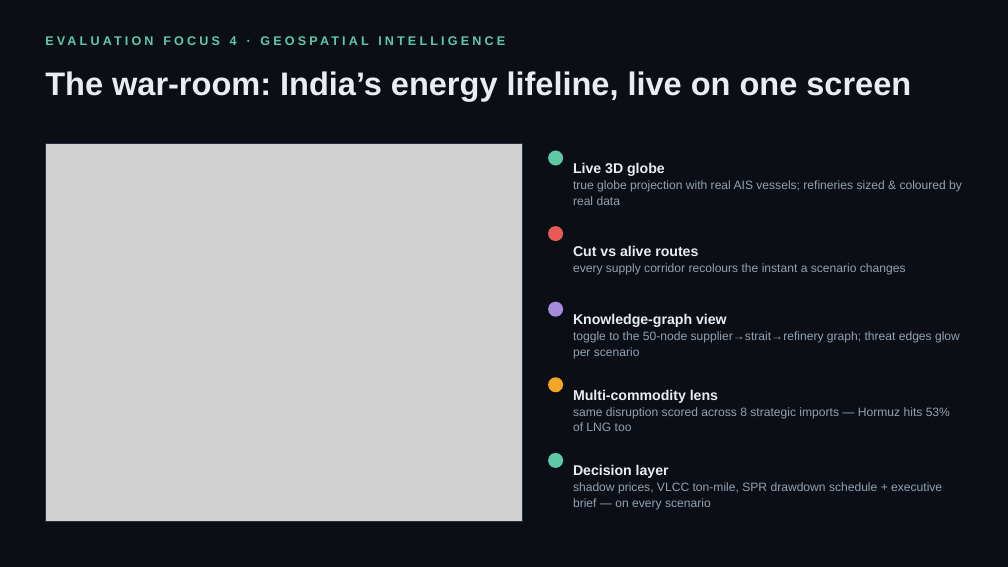
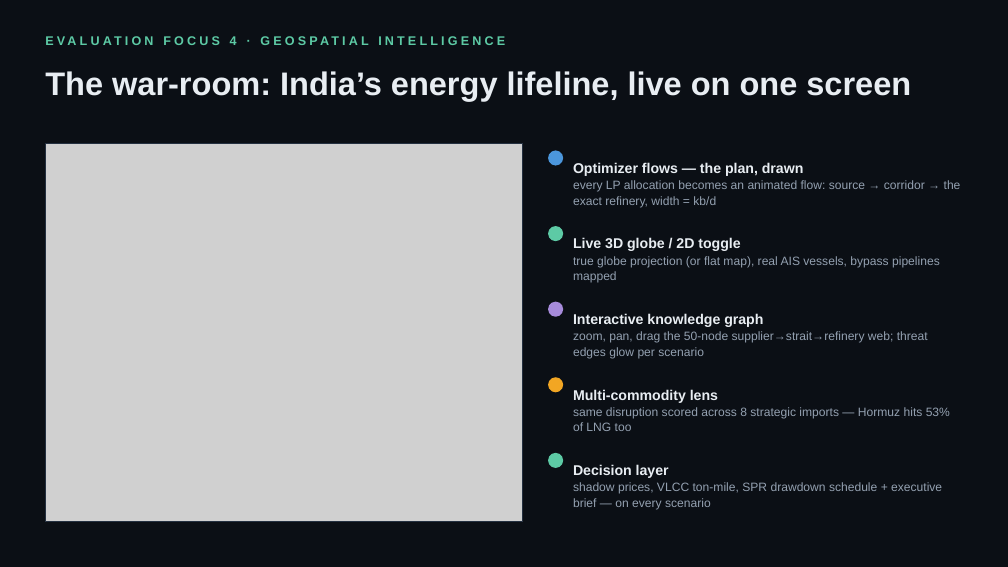
Before and after one commit to PureGenius369/Karnadhar, a slide deck: slide 10 of deliverables/KARNADHAR_Deck.pptx. Drawn at 1008x567 pixels with LibreOffice and Linux fonts; fonts in the diff are those of the drawing; grey boxes stand for pictures. Boxes give left, top, right and bottom in pixels: in the first picture for what was removed or moved away, otherwise in the second. Text is boxed around its words. In the diff, an @@ line names an element or a change of style, - is before the commit and + after.

```diff
--- a/deliverables/KARNADHAR_Deck.pptx
+++ b/deliverables/KARNADHAR_Deck.pptx
@@ ellipse at box(548, 150, 563, 166): fill #5DCAA5 to #4B96DC @@
@@ text at box(573, 162, 961, 207): text changed @@
-Live 3D globe
-true globe projection with real AIS vessels; refineries sized & coloured by real data
+Optimizer flows — the plan, drawn
+every LP allocation becomes an animated flow: source → corridor → the exact refinery, width = kb/d
@@ ellipse at box(548, 226, 563, 241): fill #E85A58 to #5DCAA5 @@
@@ text at box(573, 237, 940, 283): text changed @@
-Cut vs alive routes
-every supply corridor recolours the instant a scenario changes
+Live 3D globe / 2D toggle
+true globe projection (or flat map), real AIS vessels, bypass pipelines mapped
@@ text at box(573, 313, 928, 358): text changed @@
-Knowledge-graph view
-toggle to the 50-node supplier→strait→refinery graph; threat edges glow per scenario
+Interactive knowledge graph
+zoom, pan, drag the 50-node supplier→strait→refinery web; threat edges glow per scenario
```
Also in this commit, not shown: 13 other files.
